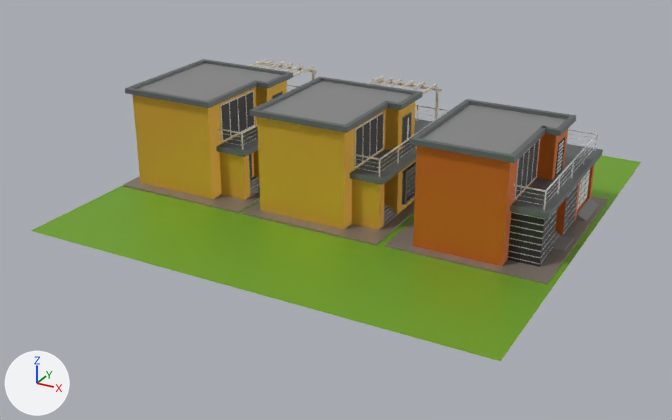
The glTF model js/clusters/remix-residential-row.glb: old version first, new version second.
Both versions are drawn from a camera (50 mm lens) standing at (44.9, -78.3, 32.0) and looking at (9.0, -13.1, -0.6). The lights are fixed; the arrows at lower left show +X, +Y and +Z. The older version comes first. Where no turn or scale is listed for an object, it has been applied to the vertices.

The first picture shows 'Building_House_01_color01_Cube.001', 'Building_House_01_color01_Cube.024', 'Building_House_02_color01_Cube.029', 'Natures_Grass Tile_Plane.010'.
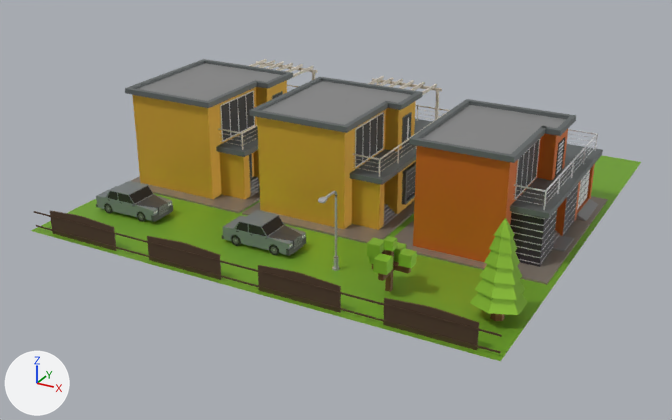
Pixel boxes (x1, y1, x2, y2) of what changed, in the pictures (672 x 420 px):
'Props_Fence_Cube.027', added: after (34, 210, 502, 353)
'Natures_Fir Tree_Cylinder.004', added (green): after (470, 218, 528, 321)
'Vehicle_Car_Cube.001', added: after (222, 210, 306, 256)
'Vehicle_Car_Cube.050', added: after (96, 181, 173, 222)
'Natures_Cube Tree_Cube.017', added (green): after (367, 236, 417, 292)
'Props_Street Light_Cube.044', added: after (318, 191, 339, 271)

The edits, one by one:
Picture 'Image_4' (img_image_4) is new.
Picture 'Image_3' (img_image_3) is new.
Material 'Props_TrafficProps' (mat_props_trafficprops) is new.
Its texture is img_image_4.
Its metallic is 0.5.
Material 'Car' (mat_car) is new.
Its texture is img_image_3.
Its metallic is 0.5.
Mesh me_mesh_7 is new.
It has 64 vertices, 104 faces and spans x -19.9..19.7, y -0.1..0.1, z 0.0..2.2.
It uses material mat_props_trafficprops (picture img_image_4).
Mesh me_mesh_6 is new.
It has 76 vertices, 144 faces and spans x -0.3..0.3, y -2.27..0.26, z 0.0..6.43.
It uses material mat_props_trafficprops (picture img_image_4).
Mesh me_mesh_5 is new.
It has 96 vertices, 184 faces and spans x -1.7..1.7, y -1.96..1.96, z 0.0..7.35.
It uses material mat_defaultmaterial (picture img_image_0).
Mesh me_mesh_4 is new.
It has 136 vertices, 244 faces and spans x -1.57..1.83, y -1.62..1.58, z 0.0..4.03.
It uses material mat_defaultmaterial (picture img_image_0).
Mesh me_mesh_3 is new.
It has 396 vertices, 744 faces and spans x -1.48..1.48, y -2.97..3.35, z 0.0..2.19.
It uses material mat_car (picture img_image_3).
Object 'Props_Fence_Cube.027' (ob_props_fence_cube_027) is new; it shows me_mesh_7.
Its location is (10.08, -29.48, 0.0).
Object 'Props_Street Light_Cube.044' (ob_props_street_light_cube_044) is new; it shows me_mesh_6.
Its location is (15.0, -24.0, 0.0).
Object 'Natures_Fir Tree_Cylinder.004' (ob_natures_fir_tree_cylinder_004) is new; it shows me_mesh_5.
Its location is (28.0, -25.0, 0.0).
Object 'Natures_Cube Tree_Cube.017' (ob_natures_cube_tree_cube_017) is new; it shows me_mesh_4.
Its location is (19.87, -24.98, 0.0).
Object 'Vehicle_Car_Cube.001' (ob_vehicle_car_cube_001) is new; it shows me_mesh_3.
Its parent is ob_vehicle_car_obj_001.
Its location is (-30.47, -19.27, 0.0).
Object 'Vehicle_Car.obj.001' (ob_vehicle_car_obj_001) is new.
Its parent is ob_parked_car_5.
Its location is (-19.07, 30.47, 0.00364).
Its rotation in degrees is (0, 0, 90).
Object 'parked-car-5' (ob_parked_car_5) is new.
Its parent is ob_remix_residential_row.
Its location is (8.0, -23.0, 0.0).
Object 'Vehicle_Car_Cube.050' (ob_vehicle_car_cube_050) is new; it shows me_mesh_3.
Its parent is ob_vehicle_car_obj.
Its location is (-30.47, -19.27, 0.0).
Object 'Vehicle_Car.obj' (ob_vehicle_car_obj) is new.
Its parent is ob_parked_car_4.
Its location is (-19.07, 30.47, 0.00364).
Its rotation in degrees is (0, 0, 90).
Object 'parked-car-4' (ob_parked_car_4) is new.
Its parent is ob_remix_residential_row.
Its location is (-5.0, -23.0, 0.0).
